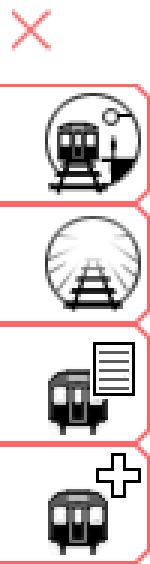
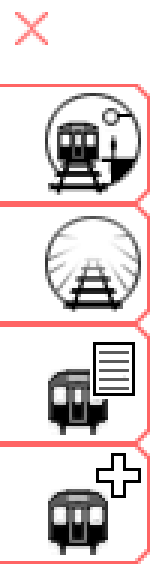
Layered file, before and after one edit (150 × 564). Changes by layer:
hid "cross" over (x1=12, y1=9, x2=51, y2=51)
added layer "cross #1" over (x1=15, y1=12, x2=48, y2=45)
